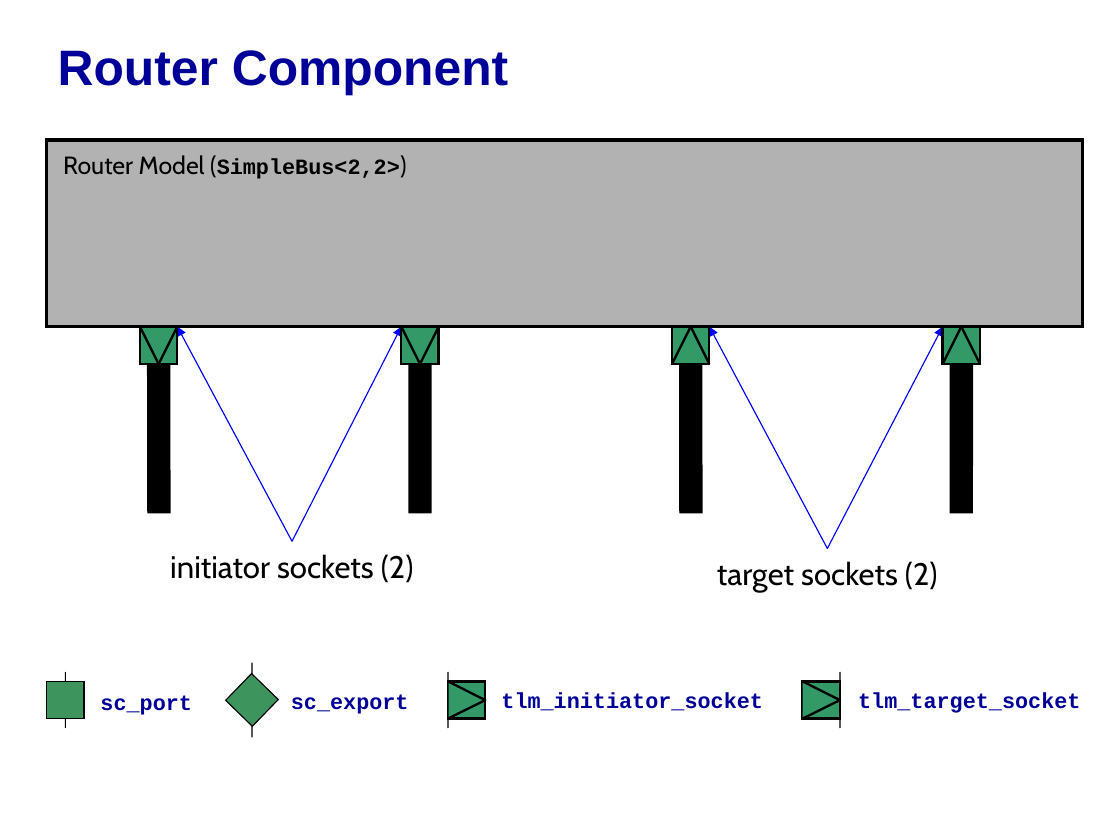
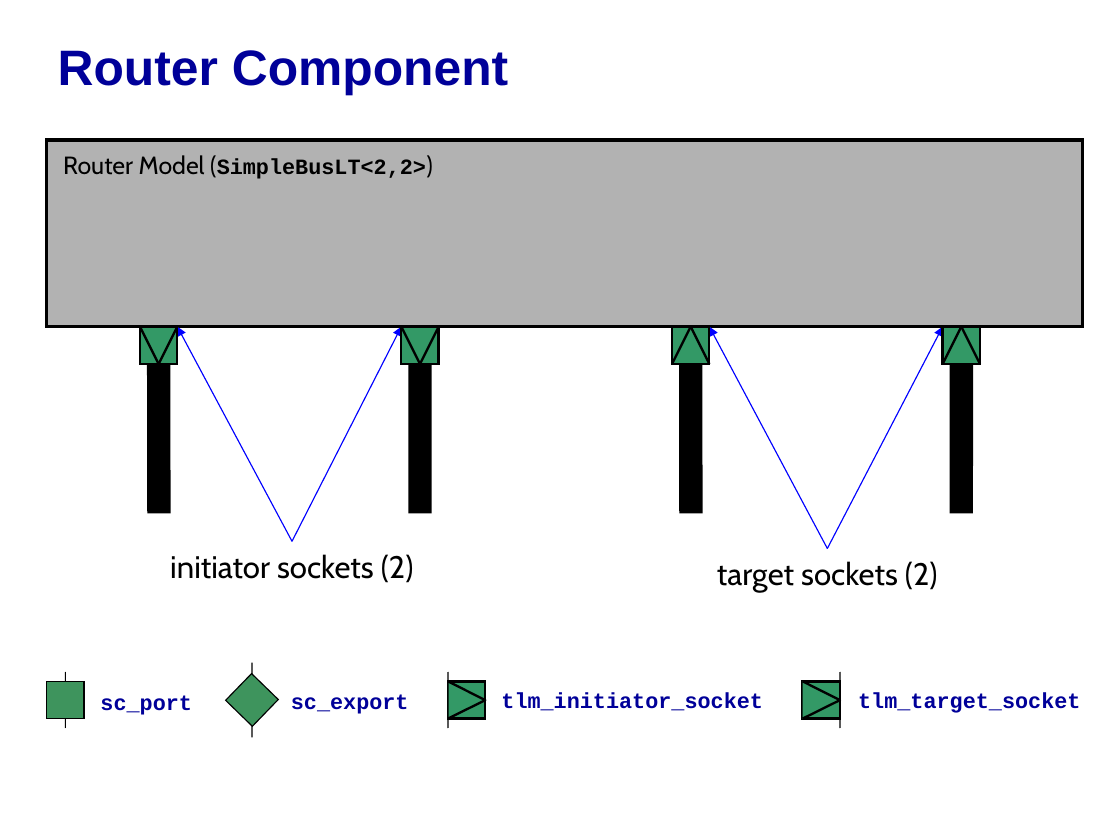
Before and after one commit to accellera-official/systemc, a slide deck: slide 10 of examples/tlm/lt_dmi/docs/lt_dmi_example.ppt (slide 15 before the commit). Drawn at 1120x840 pixels with LibreOffice and Linux fonts; fonts in the diff are those of the drawing; background and template pictures are left out. Boxes give left, top, right and bottom in pixels: in the first picture for what was removed or moved away, otherwise in the second. Text is boxed around its words. In the diff, an @@ line names an element or a change of style, - is before the commit and + after.

```diff
--- a/examples/tlm/lt_dmi/docs/lt_dmi_example.ppt
+++ b/examples/tlm/lt_dmi/docs/lt_dmi_example.ppt
@@ text at (63,155,426,179): text changed @@
-Router Model (SimpleBus<2,2>)
+Router Model (SimpleBusLT<2,2>)
```
Also in this commit, not shown: 5 other slides changed, 7 slides removed.
